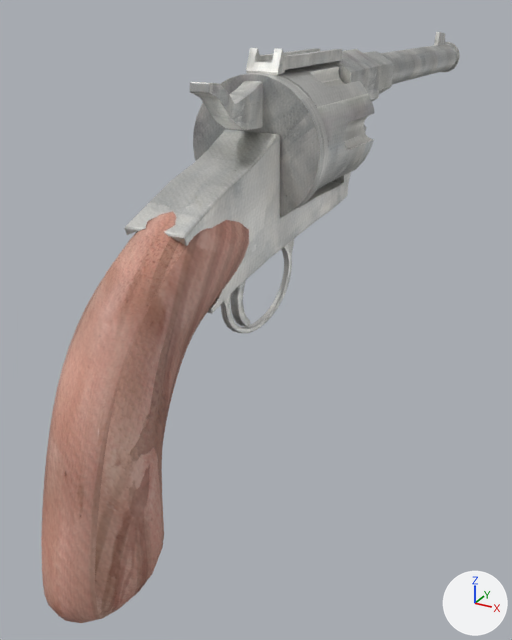
The Blender file src/debug/models/weapons/reichsrevolver/reichsrevolver.blend as it was, and as the next commit left it.
One viewpoint serves both versions: a 50 mm lens placed at (0.13, -0.11, 0.013), pointed at (-0.02, 0.163, -0.123). Every picture has the same lights, and +X, +Y and +Z are marked at lower right. The first picture is the older version.

The scene before the commit, as lines of its bpy script (objects in view):
```python
ob_baarrelconnector = bpy.data.objects.new('BaarrelConnector', me_cylinder_014)
ob_baarrelconnector.location = (0.0, 0.0, 0.0)
ob_barrel = bpy.data.objects.new('Barrel', me_cylinder_012)
ob_barrel.location = (0.0, -0.0026, -0.001)
ob_body = bpy.data.objects.new('Body', me_cube_003)
ob_body.location = (0.0, 0.0, 0.0)
ob_cylinder = bpy.data.objects.new('Cylinder', me_cylinder_007)
ob_cylinder.location = (0.0, 0.0, 0.0)
ob_hammer = bpy.data.objects.new('Hammer', me_cube_006)
ob_hammer.location = (0.0, 0.0, 0.0)
ob_hammerguard = bpy.data.objects.new('HammerGuard', me_cylinder_015)
ob_hammerguard.location = (0.0, 0.0, 0.0)
ob_handle = bpy.data.objects.new('Handle', me_cube_002)
ob_handle.location = (0.0, 0.0, 0.0)
ob_topbar = bpy.data.objects.new('TopBar', me_cube)
ob_topbar.location = (0.0, 0.0, 0.0)
ob_triggerguard = bpy.data.objects.new('TriggerGuard', me_cylinder_016)
ob_triggerguard.location = (0.0, 0.0, 0.0)
```
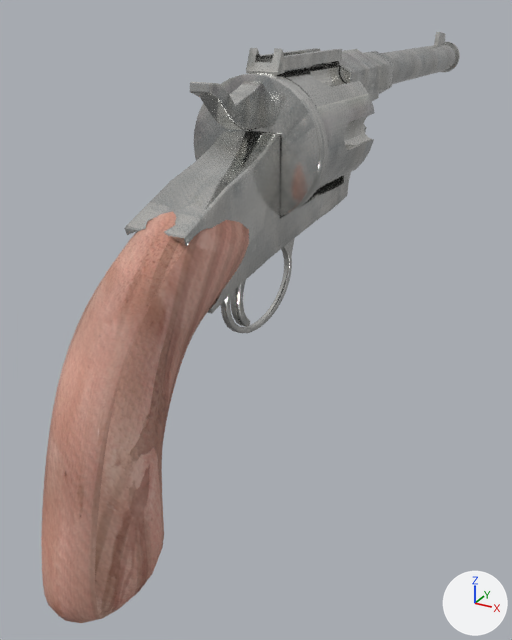
Pixel boxes [x1, y1, x2, y2] of what changed, in the pictures (512 x 640 px):
'Body', surface changed (darker)
    both: [124, 125, 367, 314]
'HammerGuard', surface changed
    both: [194, 73, 328, 217]
'Hammer', surface changed (darker)
    both: [190, 81, 263, 130]
'TopBar', surface changed (darker)
    both: [246, 48, 342, 75]
'TriggerGuard', surface changed
    both: [221, 238, 295, 333]
'Trigger', surface changed
    both: [230, 280, 250, 327]
'FrontSight', surface changed
    both: [434, 32, 446, 45]
part 1 of me_cylinder_015, cut back
    before: [193, 73, 328, 217]
    after: [194, 73, 328, 217]

Diff of the bpy script that builds the scene:
```diff
--- a/src/debug/models/weapons/reichsrevolver/reichsrevolver.blend.py
+++ b/src/debug/models/weapons/reichsrevolver/reichsrevolver.blend.py
@@ mat_gunmetal @@
 mat_gunmetal.metallic = 0.886
+mat_gunmetal.roughness = 0.123
@@ me_cylinder_015 @@
 # used by ob_hammerguard; location = (0.0, 0.0, 0.0)
-me_cylinder_015.from_pydata(...)  # 64 vertices, 34 faces; spans x -0.0269..0.0269, y 0.1249..0.1327, z -0.0622..-0.0084
+me_cylinder_015.from_pydata(...)  # 128 vertices, 98 faces; spans x -0.0269..0.0269, y 0.1249..0.1327, z -0.0622..-0.0084
+# me_cylinder_015 part 1
+# 32 vertices are removed from x -0.0269..0.0269, y 0.1249, z -0.0622..-0.0084
+# 33 faces are deleted
+# 64 vertices are added at x -0.0268..0.0268, y 0.1249..0.1251, z -0.0621..-0.0085
+# 32 new vertices lie (0.0, -0.0072, 0.0) away from vertices in x -0.0269..0.0269, y 0.1327, z -0.0622..-0.0084
+# 97 new faces join them
 me_cylinder_015.materials.append(mat_gunmetal)
```
